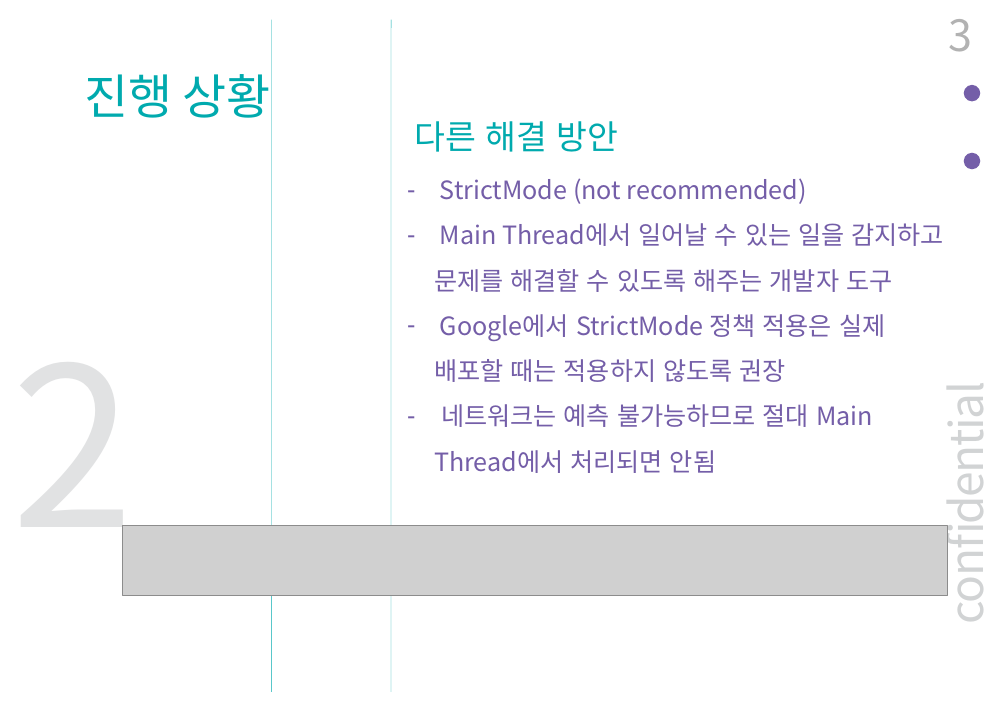
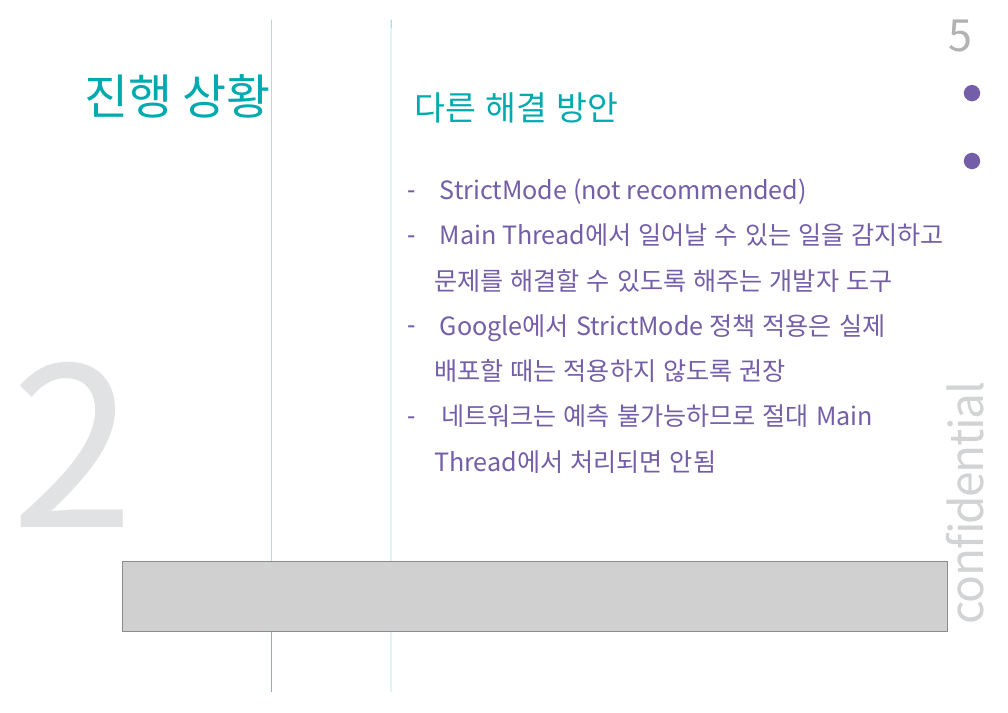
Before and after one commit to BerryWell/CapstoneDesign-2019-02, a slide deck: slide 5 of 제출자료/발표자료/발표 자료_13주차_12조_조성욱.pptx (slide 3 before the commit). Drawn at 1008x713 pixels with LibreOffice and Linux fonts; fonts in the diff are those of the drawing; grey boxes stand for pictures. Boxes give left, top, right and bottom in pixels: in the first picture for what was removed or moved away, otherwise in the second. Text is boxed around its words. In the diff, an @@ line names an element or a change of style, - is before the commit and + after.

```diff
--- a/제출자료/발표자료/발표 자료_13주차_12조_조성욱.pptx
+++ b/제출자료/발표자료/발표 자료_13주차_12조_조성욱.pptx
@@ page number at box(948, 19, 972, 52): text changed @@
-3
+5
@@ text "다른 해결 방안": place and size @@
-text "다른 해결 방안" at box(415, 121, 619, 152)
+text "다른 해결 방안" at box(415, 92, 619, 123)
@@ picture: place and size @@
-picture at box(122, 525, 947, 596)
+picture at box(122, 561, 947, 632)
```
Also in this commit, not shown: 2 other slides changed, 2 slides added, 1 other file.
